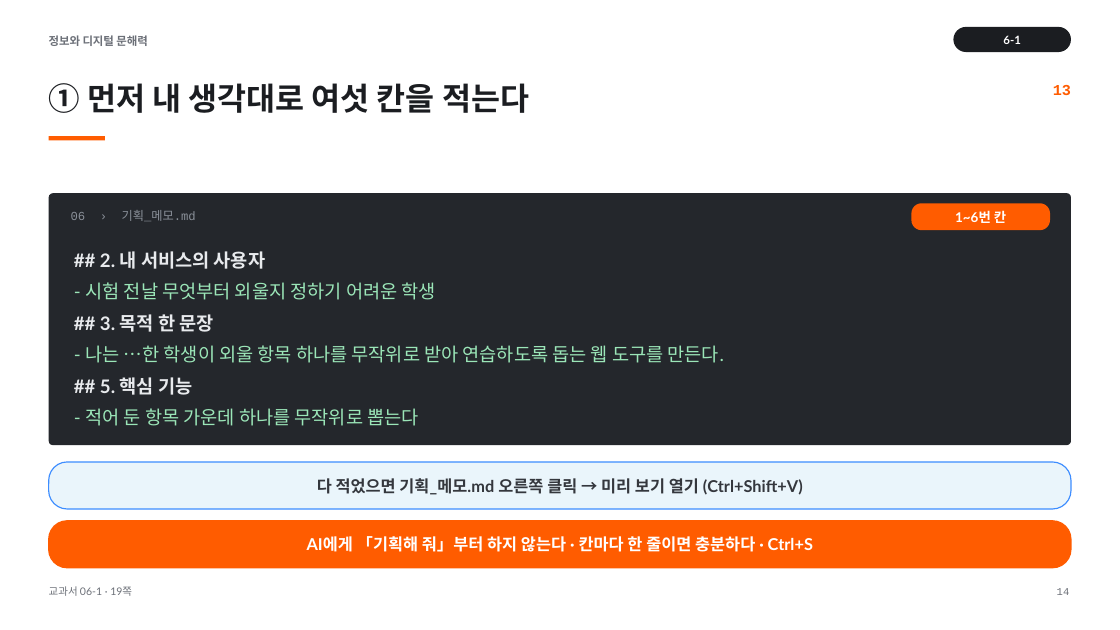
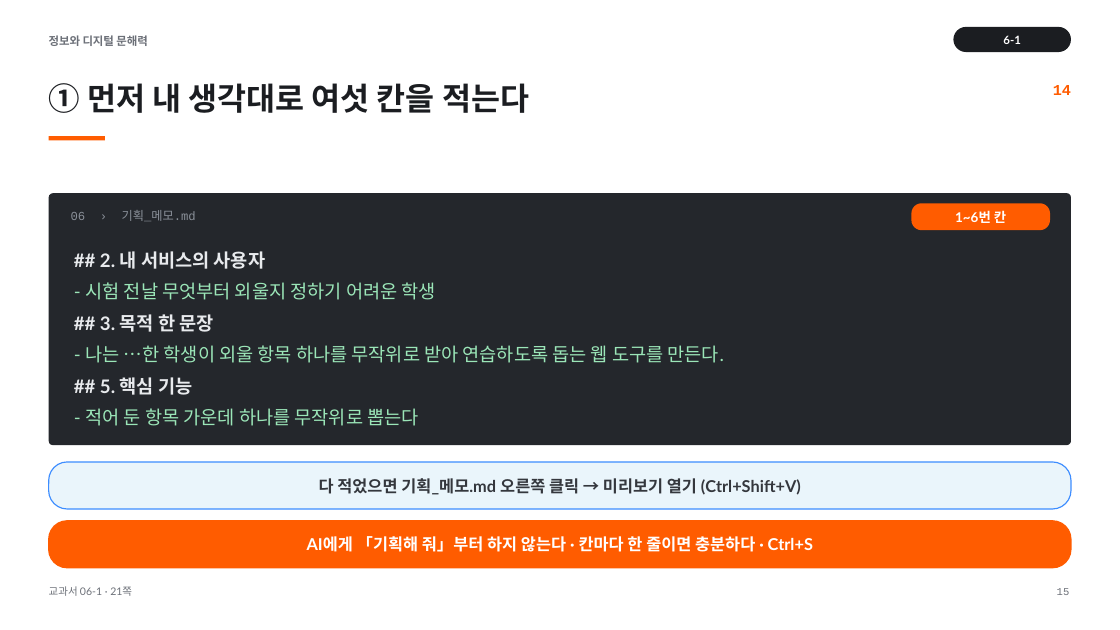
Before and after one commit to cozy819/2026-02__jdh, a slide deck: slide 15 of 06/ppt/06-1_서비스_기획의_기초_v1.pptx (slide 14 before the commit). Drawn at 1120x630 pixels with LibreOffice and Linux fonts; fonts in the diff are those of the drawing. Boxes give left, top, right and bottom in pixels: in the first picture for what was removed or moved away, otherwise in the second. Text is boxed around its words. In the diff, an @@ line names an element or a change of style, - is before the commit and + after.

```diff
--- a/06/ppt/06-1_서비스_기획의_기초_v1.pptx
+++ b/06/ppt/06-1_서비스_기획의_기초_v1.pptx
@@ text at bbox=[1053, 85, 1071, 95]: text changed @@
-13
+14
@@ text at bbox=[319, 478, 801, 495]: spaces changed @@
-다 적었으면 기획_메모.md 오른쪽 클릭 → 미리 보기 열기 (Ctrl+Shift+V)
+다 적었으면 기획_메모.md 오른쪽 클릭 → 미리보기 열기 (Ctrl+Shift+V)
@@ text at bbox=[49, 586, 132, 596]: text changed @@
-교과서 06-1 · 19쪽
+교과서 06-1 · 21쪽
@@ text at bbox=[1057, 588, 1070, 595]: text changed @@
-14
+15
```
Also in this commit, not shown: 10 other slides changed, 1 slide added, 4 other files.
